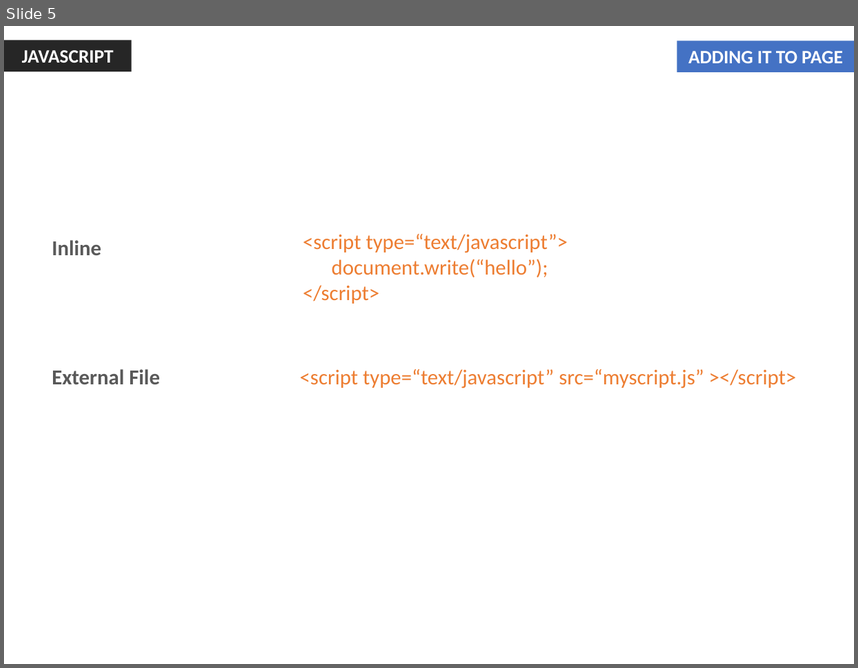
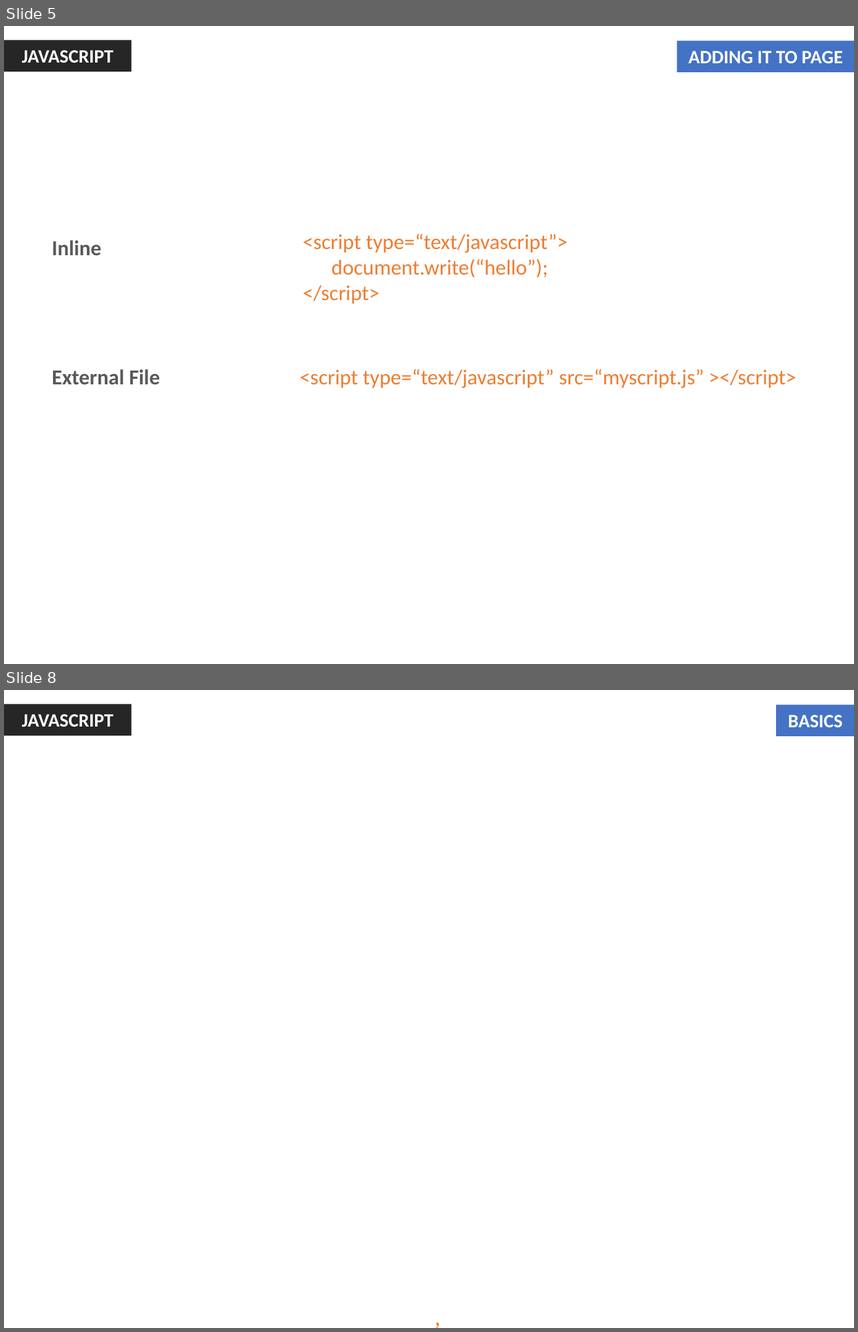
Before and after one commit to jharohit/web-fundamentals-course, a slide deck: Session III - Javascript/Session III - Javascript.pptx. Shown one above the other, each under a label of ours: slide 5 before the commit, slides 5 and 8 after it; the slides between them are not shown. The pictures are 858x668 and 858x1332 pixels, drawn with LibreOffice and Linux fonts; fonts in the diff are those of the drawing; background and template pictures are left out. Boxes give left, top, right and bottom in pixels: in the first picture for what was removed or moved away, otherwise in the second. Text is boxed around its words. In the diff, an @@ line names an element or a change of style, - is before the commit and + after.

```diff
--- a/Session III - Javascript/Session III - Javascript.pptx
+++ b/Session III - Javascript/Session III - Javascript.pptx
@@ slide 8 added at bbox=[4, 690, 854, 1328], background picture (left out) @@
@@ rectangle added at bbox=[4, 704, 132, 736], fill #262626, 16 pt, text #FFFFFF, bold @@
+JAVASCRIPT
@@ rectangle added at bbox=[776, 704, 854, 736], fill #4472C4, 16 pt, text #FFFFFF, bold @@
+BASICS
@@ text added at bbox=[426, 1298, 450, 1328], 20 pt, text #ED7D31 @@
+,
```
Also in this commit, not shown: 2 slides changed, 4 other slides added, 1 slide removed, 1 other file.
